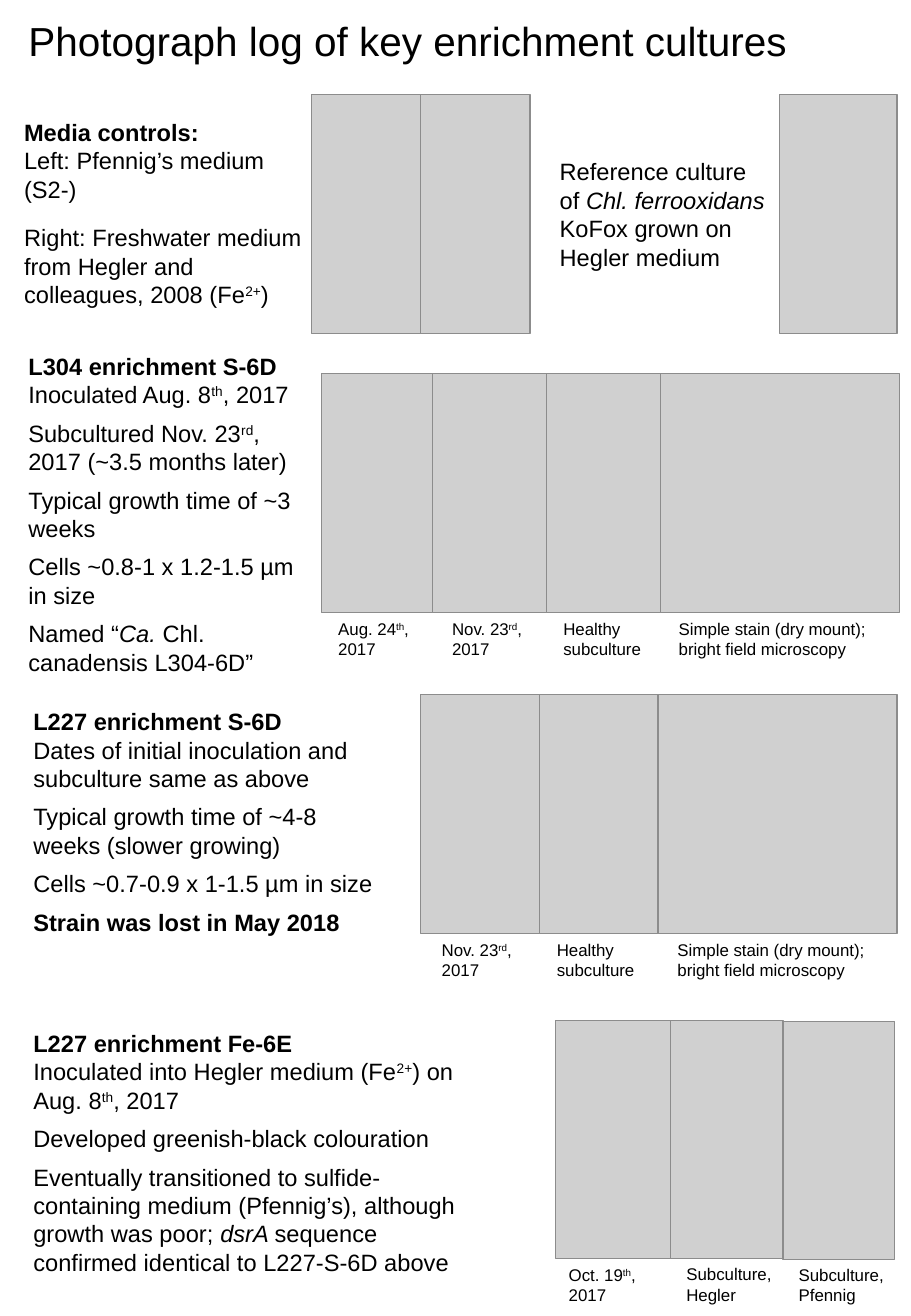
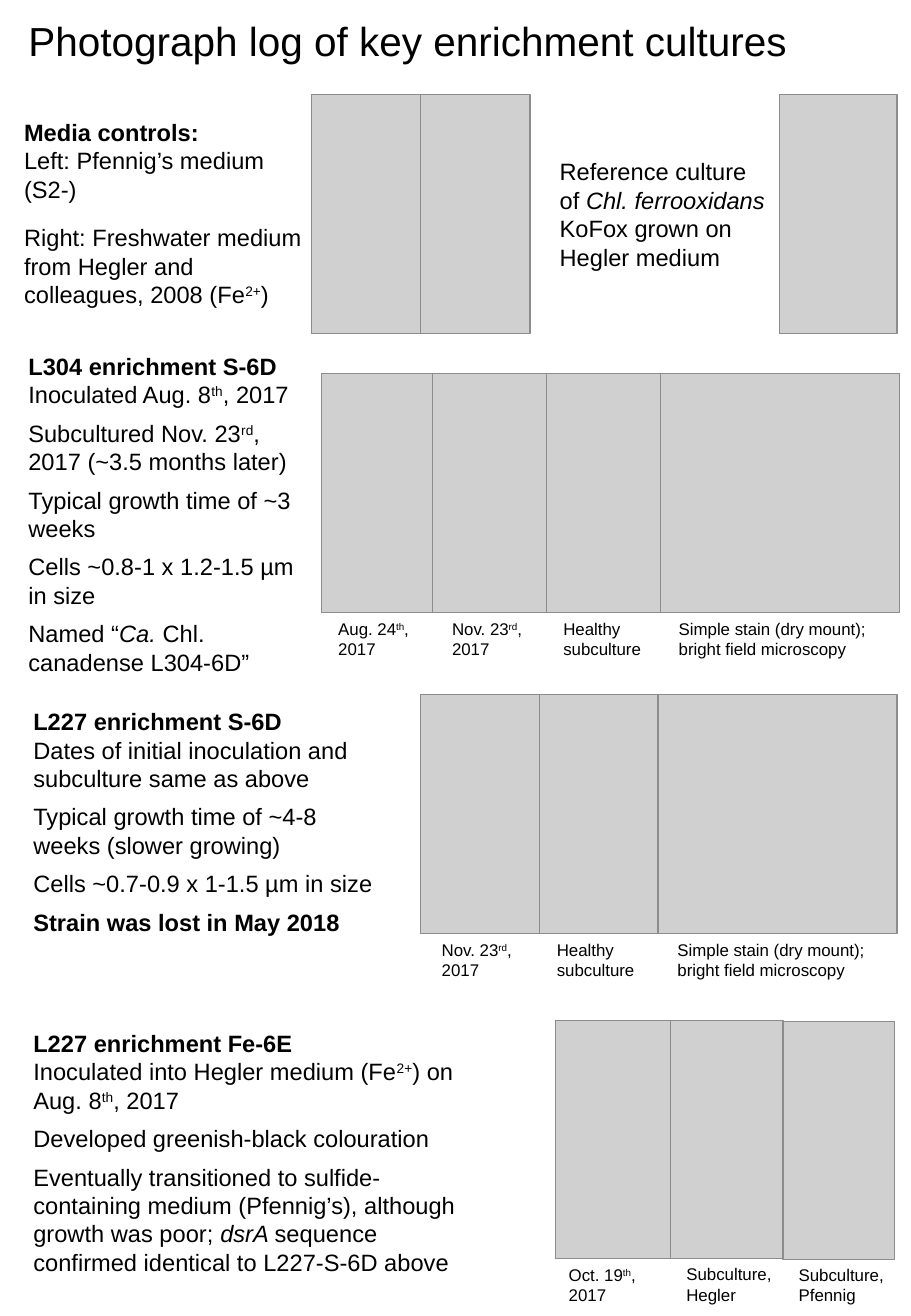
Before and after one commit to jmtsuji/chlorobia-cyc2-genomics, a slide deck: slide 1 of Figure_S2_enrichment_culturing/Figure_S2.pptx. Drawn at 911x1316 pixels with LibreOffice and Linux fonts; fonts in the diff are those of the drawing; grey boxes stand for pictures. Boxes give left, top, right and bottom in pixels: in the first picture for what was removed or moved away, otherwise in the second. Text is boxed around its words. In the diff, an @@ line names an element or a change of style, - is before the commit and + after.

Commit message:
Updated canadensis to canadense

```diff
--- a/Figure_S2_enrichment_culturing/Figure_S2.pptx
+++ b/Figure_S2_enrichment_culturing/Figure_S2.pptx
@@ text at box(28, 625, 250, 672): text changed @@
-Named “Ca. Chl. canadensis L304-6D”
+Named “Ca. Chl. canadense L304-6D”
```
Also in this commit, not shown: 42 other files.
